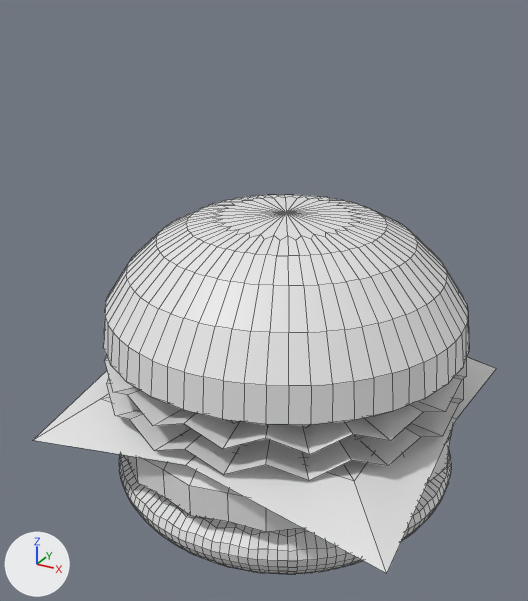
Two versions of the FBX model Assets/Models/Food/burger_v1.fbx, one commit apart.
Rendered twice from a camera (50 mm lens) standing at (1.68, -3.3, 2.31) and looking at (-0.1, -0.07, 0.7). Every picture has the same lights, and +X, +Y and +Z are marked at lower left. Mesh edges are drawn as thin lines. Where no turn or scale is listed for an object, it has been applied to the vertices.

In view in the first picture: 'Bot', 'Cube', 'Lettuce', 'Lettuce2', 'Meat', 'Top', 'tomato2'.
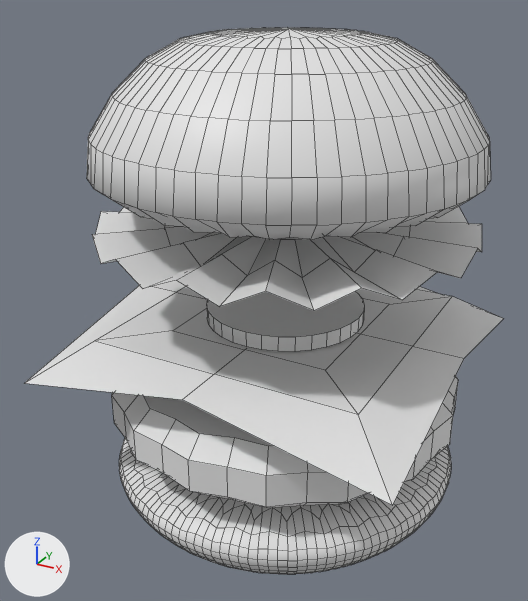
The newer file is also turned or shifted as a whole; pictures and numbers use the older file's frame.

Location of each change, [x1, y1, x2, y2] in pixels of the pictures (528 x 601 px):
'Top', shading changed, moved
    before: [103, 195, 469, 427]
    after: [87, 28, 491, 240]
'Cube', moved
    before: [34, 357, 496, 573]
    after: [25, 280, 504, 505]
'Lettuce', moved
    before: [104, 356, 466, 455]
    after: [92, 206, 482, 311]
'Meat', moved
    before: [124, 428, 453, 532]
    after: [112, 376, 458, 508]
'Lettuce2', deleted
    before: [107, 379, 463, 480]
'Cylinder', added
    after: [207, 291, 364, 352]
'tomato2', deleted
    before: [183, 426, 364, 455]

What changed in the scene script:
```text
Change me_cylinder_006:
    where me_cylinder_006.from_pydata(...)  # 450 vertices, 448 faces; spans x -1.0..1.0, y -1.0..1.0, z -0.33..0.51
    used by ob_top; location = (0.0, 0.0, 0.679)
    me_cylinder_006 part 1: edges marked sharp go from 848 to 0
Add me_cylinder_009:
    me_cylinder_009.from_pydata(...)  # a 32-sided cylinder along z spanning x -1.0..1.0, y -1.0..1.0, z -1.0..1.0
Change ob_meat:
    ob_meat.location: (0.0, 0.0, 0.809) -> (0.0, 0.0, 0.956)
Change ob_cube:
    ob_cube.location: (0.0, 0.0, -0.762) -> (0.0, 0.0, -0.41)
Remove ob_tomato2:
    ob_tomato2 = bpy.data.objects.new('tomato2', me_torus)
    ob_tomato2.location = (0.0, 0.0, 0.187)
Change ob_top:
    ob_top.location: (0.0, 0.0, 0.679) -> (0.0, 0.0, 1.583)
Change ob_lettuce:
    ob_lettuce.location: (0.0, 0.0, -0.534) -> (0.0, 0.0, 0.166)
Remove ob_lettuce2:
    ob_lettuce2 = bpy.data.objects.new('Lettuce2', me_cylinder_003)
    ob_lettuce2.location = (0.0, 0.0, -0.674)
Add ob_cylinder:
    ob_cylinder = bpy.data.objects.new('Cylinder', me_cylinder_009)
    ob_cylinder.location = (0.0, 0.0, 0.641)
    ob_cylinder.rotation_euler = (0.0, 0.0, 3.142)  # degrees (0, 0, 180)
    ob_cylinder.scale = (-0.433, -0.433, -0.0404)
```
